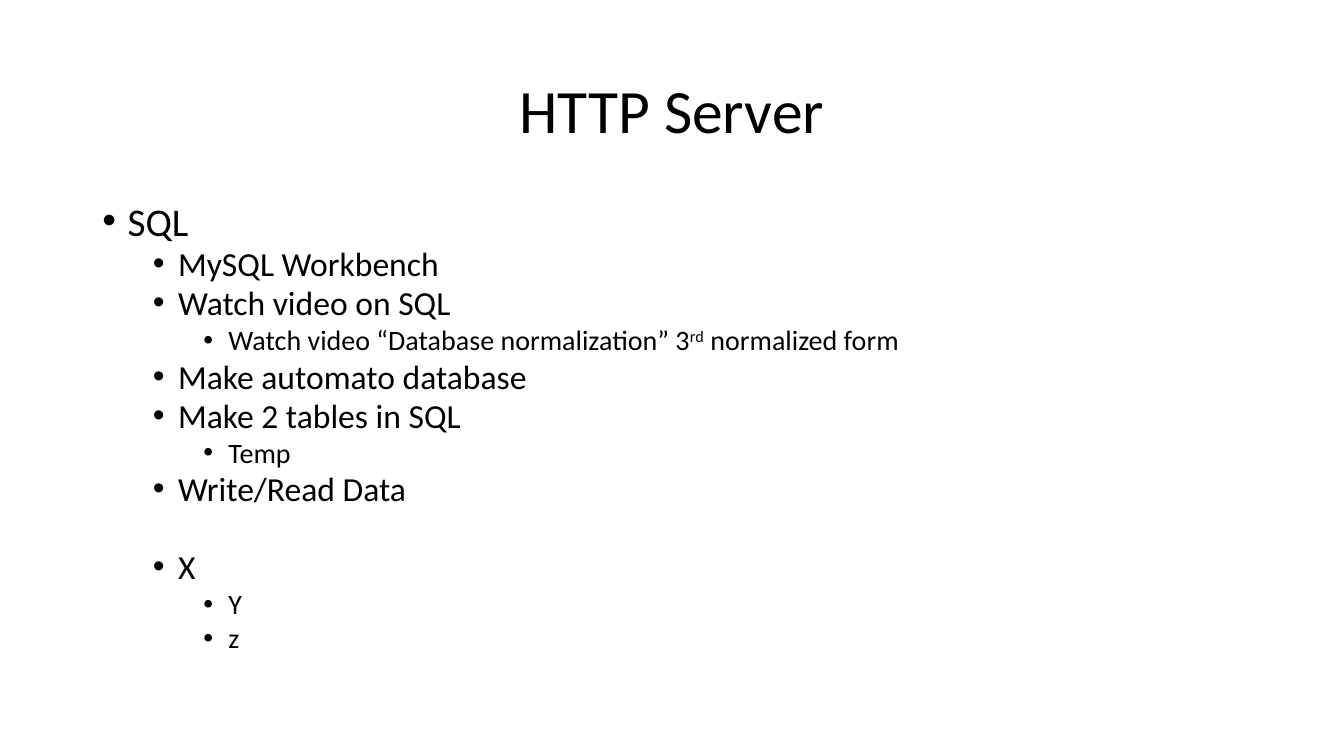
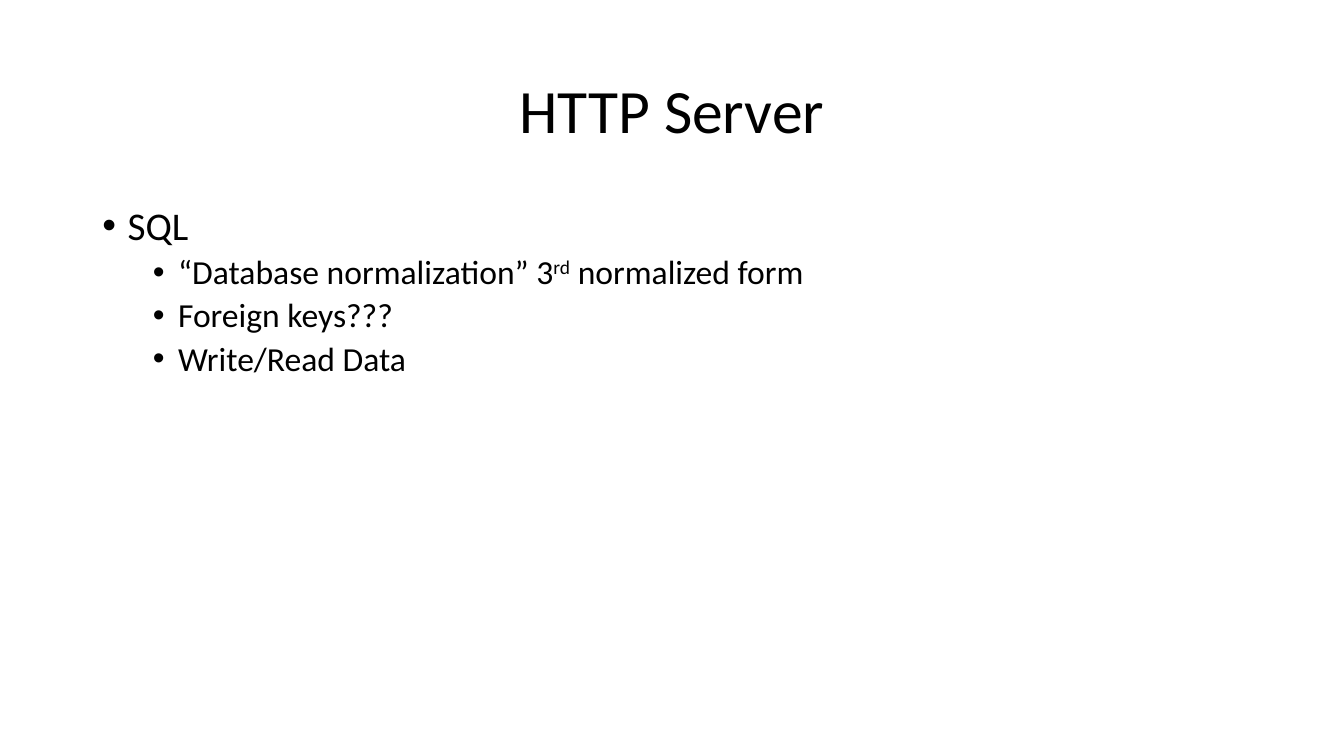
Before and after one commit to snowguy37/AUTOmato, a slide deck: slide 2 of Outline.pptx. Drawn at 1344x756 pixels with LibreOffice and Linux fonts; fonts in the diff are those of the drawing. Boxes give left, top, right and bottom in pixels: in the first picture for what was removed or moved away, otherwise in the second. Text is boxed around its words. In the diff, an @@ line names an element or a change of style, - is before the commit and + after.

Commit message:
Database Model included

```diff
--- a/Outline.pptx
+++ b/Outline.pptx
@@ text at box(128, 214, 406, 373): line spacing 0.8 to 0.9 @@
@@ text at box(178, 260, 804, 333): text changed @@
-  • MySQL Workbench
-  • Watch video on SQL
-    • Watch video “Database normalization” 3rd normalized form
-  • Make automato database
-  • Make 2 tables in SQL
-    • Temp
+  • “Database normalization” 3rd normalized form
+  • Foreign keys???
@@ text at box(178, 557, 242, 648): paragraphs removed @@
-  • X
-    • Y
-    • z
```
Also in this commit, not shown: 3 other files.
